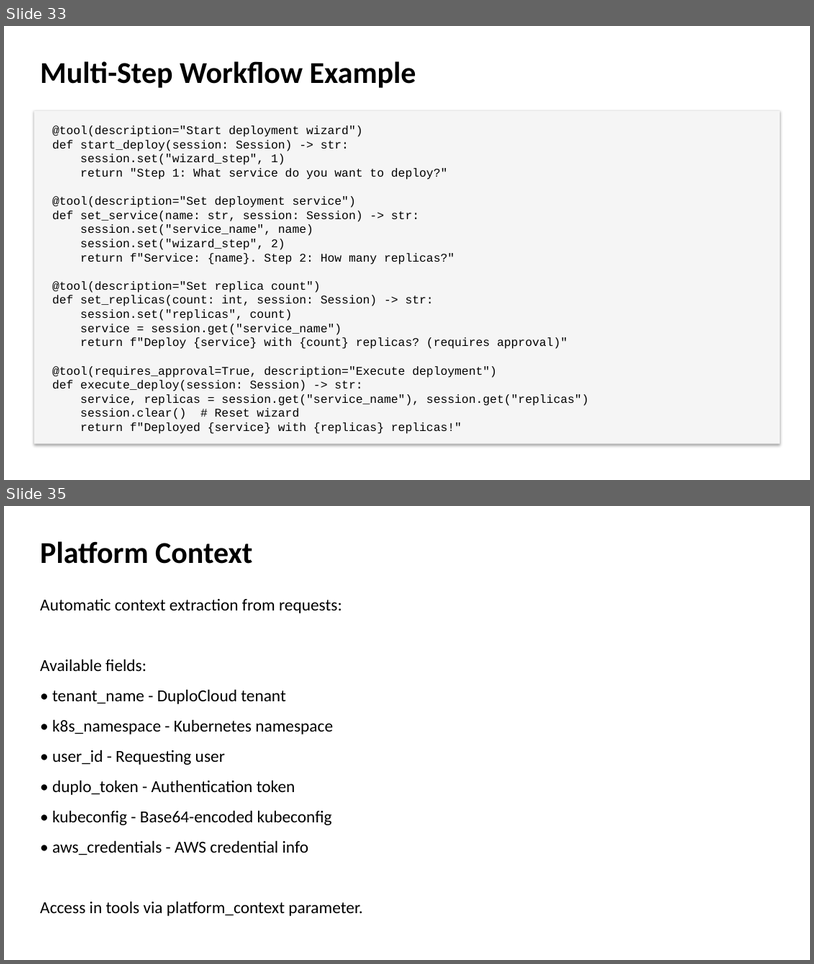
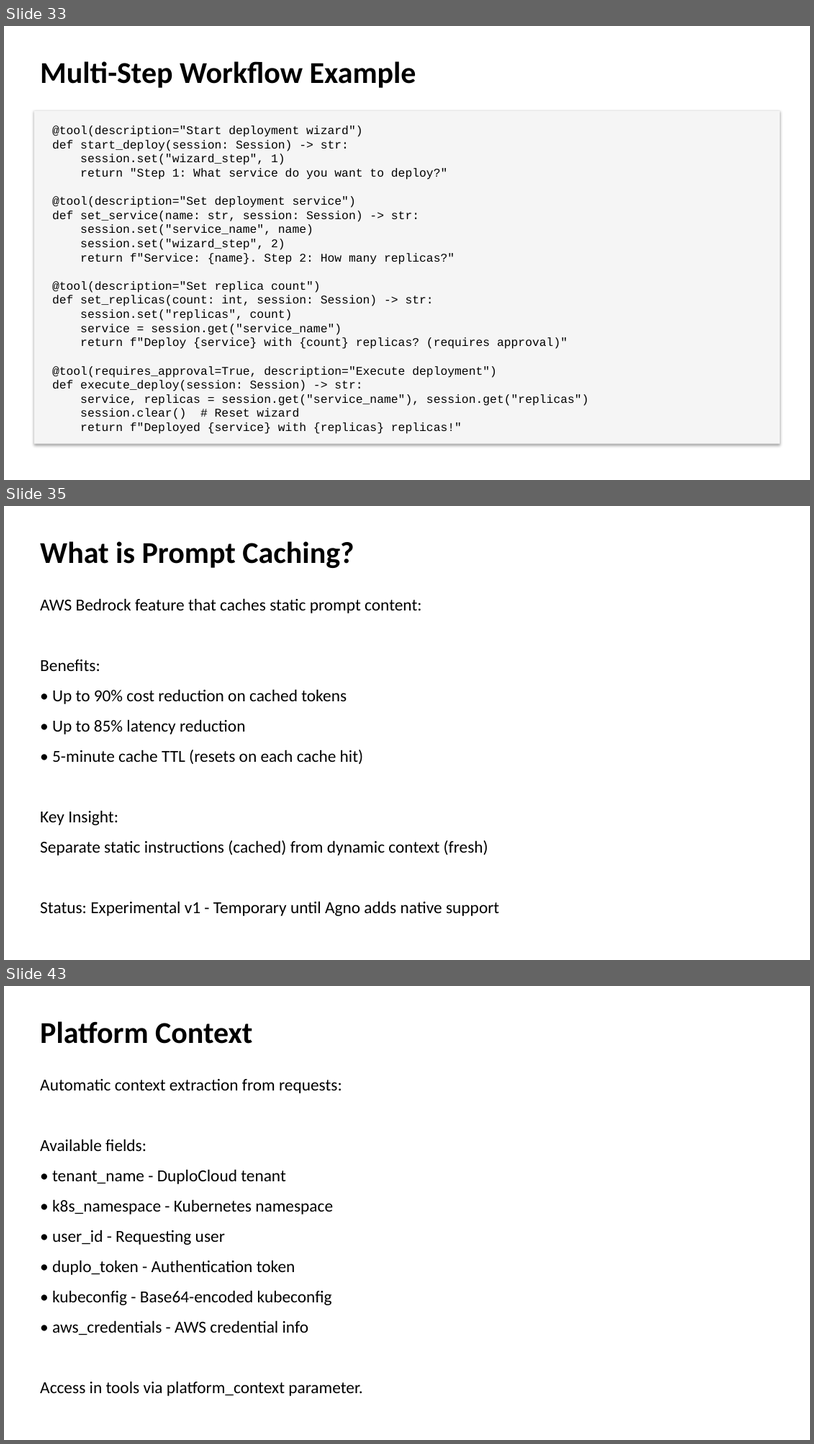
Before and after one commit to duplocloud/dcaf, a slide deck: docs/presentations/dcaf-core-presentation.pptx. Shown one above the other, each under a label of ours: slides 33 and 35 before the commit, slides 33, 35 and 43 after it; the slides between them are not shown. The pictures are 814x964 and 814x1444 pixels, drawn with LibreOffice and Linux fonts; fonts in the diff are those of the drawing. Boxes give left, top, right and bottom in pixels: in the first picture for what was removed or moved away, otherwise in the second. Text is boxed around its words. In the diff, an @@ line names an element or a change of style, - is before the commit and + after.

Commit message:
feat: Add Bedrock prompt caching support with cost optimization
Implements AWS Bedrock prompt caching to reduce costs by up to 90% and latency by up to 85%.

Core Changes:
- Added system_context parameter to Agent class for dynamic prompt content
- Added model_config parameter to Agent class for caching configuration
- Created CachingAwsBedrock adapter with cache checkpoint injection
- Updated AgnoAdapter to conditionally use caching based on model_config
- Modified AgentRequest DTO to support static_system and dynamic_system
- Updated AgentService to pass caching parameters through to runtime

New Files:
- dcaf/core/adapters/outbound/agno/caching_bedrock.py - Temporary caching adapter
- tests/test_prompt_caching.py - Comprehensive test suite
- examples/prompt_caching_example.py - Usage examples
- docs/guides/prompt-caching.md - Complete documentation guide

Documentation:
- Updated docs/core/index.md with caching parameters
- Updated presentation with 7 new slides on prompt caching
- Regenerated PowerPoint presentation (dcaf-core-presentation.pptx)
- Updated dcaf-core-evolution.md with prompt caching section

Features:
- Automatic cache checkpoint placement between static and dynamic prompts
- Token threshold validation (1024+ tokens for Claude 3.7 Sonnet)
- Cache hit/miss logging with metrics
- Support for callable system_context for runtime context injection
- Backward compatible - caching is opt-in via model_config

Status: Experimental v1 - Temporary implementation until Agno adds native support

```diff
--- a/docs/presentations/dcaf-core-presentation.pptx
+++ b/docs/presentations/dcaf-core-presentation.pptx
@@ slide 35 added at [4, 506, 810, 960], background #FFFFFF @@
@@ text added at [40, 541, 354, 568], 36 pt, text #000000, bold @@
+What is Prompt Caching?
@@ text added at [40, 598, 499, 916], 20 pt, text #000000 @@
+AWS Bedrock feature that caches static prompt content:
+Benefits:
+• Up to 90% cost reduction on cached tokens
+• Up to 85% latency reduction
+• 5-minute cache TTL (resets on each cache hit)
+Key Insight:
+Separate static instructions (cached) from dynamic context (fresh)
+Status: Experimental v1 - Temporary until Agno adds native support
@@ what was slide 35 is now slide 43 @@
```
Also in this commit, not shown: 1 slide changed, 7 other slides added, 12 other files.
